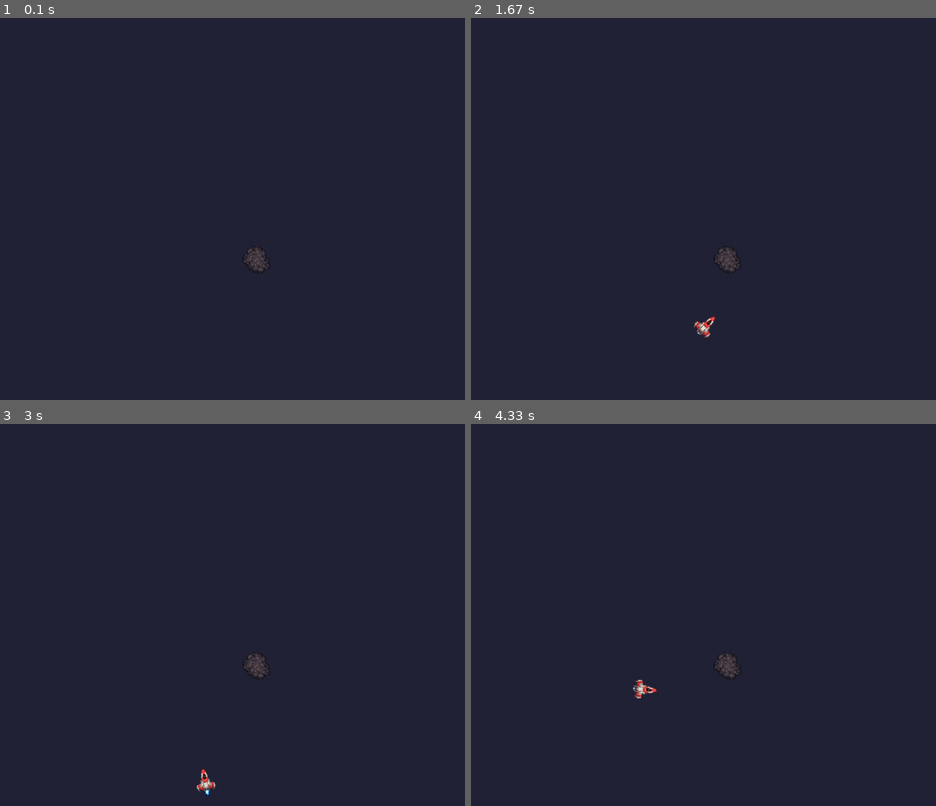
Above: before the commit, frames 1-4 (two rows, left to right).
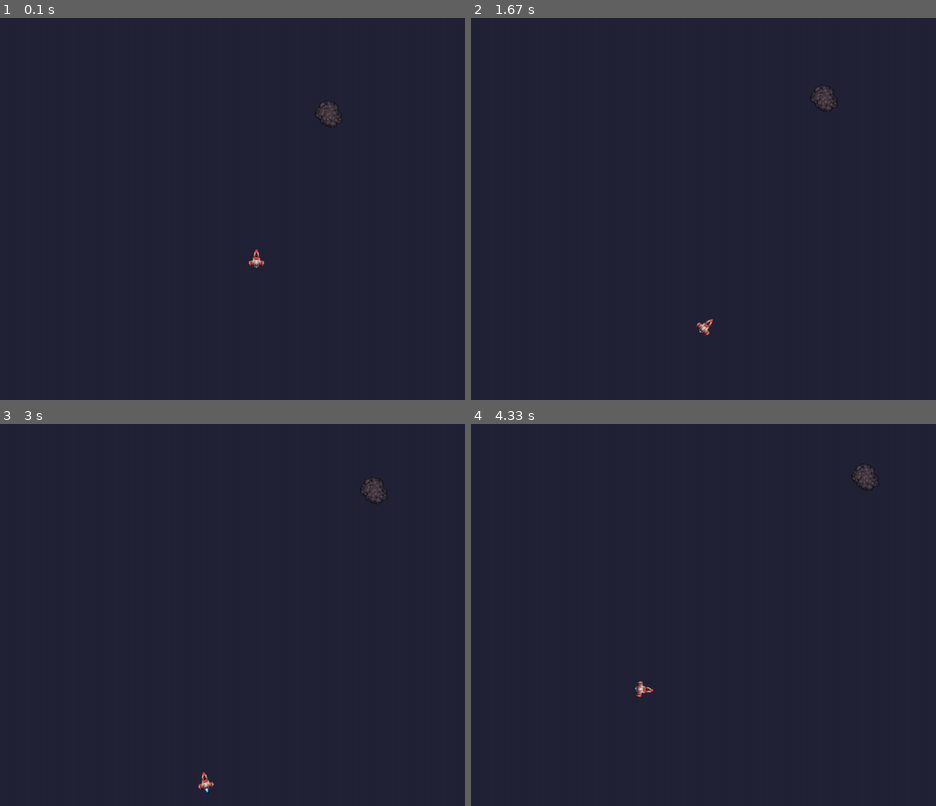
Above: after the commit, the same moments.

Repository: mattstoneham/Pygame
Game: pygame game, started from asteroids/asteroids.py
Two runs of this game, one before a commit and one after it. Both use one fixed random seed, a clock stepped at 60 frames per second and the inputs below.
Inputs:
- Up to frame 1 (0.1 s): no input
- Up to frame 2 (1.67 s): hold Right 0.33-0.8 s; hold Up 0.83-1.13 s; hold Right 1.17-1.63 s
- Up to frame 3 (3 s): hold Left 1.67-2.2 s; hold Left 2.23-2.63 s; hold Up from 2.67 s (still down)
- Up to frame 4 (4.33 s): release Up at 3.03 s; hold Right 3.07-3.7 s; hold Left 3.73-4.2 s; hold Right from 4.23 s (still down)

The runs differ from the first frame. In frame 1, 0.3% of the frame differs, in the area x 52-74%, y 21-67%; in frame 2, 0.4%; in frame 3, 0.4%, in the area x 42-84%, y 13-98%; in frame 4, 0.4%.

Commit message:
updated asteroid code with random spawn position and motion vector

Diff:
--- a/asteroids/asteroids.py
+++ b/asteroids/asteroids.py
@@ -38,6 +38,7 @@
     MIN_ROTATION_STEP = 0.001  # the min step value (per frame) of a rotation
     INERTIA = 99.5  # decay rate (as a percentage) of the movement vector
     ROTATION_DECAY = 97  # the rotation step decay rate
+    SCREENPADDING = 15
 
     # class properties
     type = 'Player'
@@ -58,7 +59,9 @@
         pygame.sprite.Sprite.__init__(self)  # init the parent class
         self.window = window  # store a link to the window obj so we can query info about it
         self.ship_original = pygame.image.load(os.path.join(SPRITEDIR, 'player.png'))#.convert()
+        self.ship_original = pygame.transform.smoothscale(self.ship_original, (26, 38))
         self.shipthrust_original = pygame.image.load(os.path.join(SPRITEDIR, 'player_thrust.png'))#.convert()
+        self.shipthrust_original = pygame.transform.smoothscale(self.shipthrust_original, (26, 38))
         self.image_original = self.ship_original.copy()
         self.image = self.image_original.copy()  # this one will be the transformed result of ...orig
         self.image.set_colorkey((COLOURS['BLACK']))
@@ -129,23 +132,21 @@
         # update the position with our new vector
         self.position += self.motion_vector
         # screen position wrap around
-        if self.position.x < 0:
-            self.position.x = self.window.WINDOWSIZE[0]
-        if self.position.x > self.window.WINDOWSIZE[0]:
-            self.position.x = 0
-        if self.position.y < 0:
-            self.position.y = self.window.WINDOWSIZE[1]
-        if self.position.y > self.window.WINDOWSIZE[1]:
-            self.position.y = 0
+        if self.position.x < -self.SCREENPADDING:
+            self.position.x = self.window.WINDOWSIZE[0] + self.SCREENPADDING
+        if self.position.x > self.window.WINDOWSIZE[0] + self.SCREENPADDING:
+            self.position.x = -self.SCREENPADDING
+        if self.position.y < -self.SCREENPADDING:
+            self.position.y = self.window.WINDOWSIZE[1] + self.SCREENPADDING
+        if self.position.y > self.window.WINDOWSIZE[1] + self.SCREENPADDING:
+            self.position.y = -self.SCREENPADDING
         # finally, update the rect position by assigning the vect to rect.center
         self.rect.center = self.position
 
         #self.last_update = timenow
         self.image_original = self.ship_original.copy()
 
-#key =3
-#ast = {1: 'asteroid_01_a.png', 2: 'asteroid_02_a.png', 3: 'asteroid_03_a.png',}
-#ast[key]
+
 
 class Asteroid(pygame.sprite.Sprite):
 
@@ -153,20 +154,26 @@
     global GameState, SPRITEDIR, COLOURS
 
     # static properties
+    MIN_VECTOR = 0.1
+    MAX_VECTOR = 0.2
+    MIN_ROTATE_SPEED = 0
+    MAX_ROTATE_SPEED = 10
+    SCREEN_PAD = 200
 
     # class properties
     type = 'Asteroid'
     position = pygame.Vector2(0,0)
     orientation = 0
+    position = pygame.Vector2(0,0)
+    orientation = 0
+    rotation_speed = 1
     motion_vector = pygame.Vector2(0,0)
     stage = 1
-
-
-    # class properties
-
-    # asteroid resource definitions
+    health = 100
+
+
+    # resource definitions
     asteroid_sprites = {}
-
     asteroid_sprites_a = {1: 'asteroid_01_a.png', 2: 'asteroid_02_a.png', 3: 'asteroid_03_a.png',}
     asteroid_sprites_b = {1: 'asteroid_01_a.png', 2: 'asteroid_02_a.png', 3: 'asteroid_03_a.png',}
     asteroid_sprites_c = {1: 'asteroid_01_a.png', 2: 'asteroid_02_a.png', 3: 'asteroid_03_a.png',}
@@ -176,26 +183,44 @@
     def __init__(self, window):  # class constructor
         pygame.sprite.Sprite.__init__(self)  # init the parent class
 
-        self.asteroid_sprites = self.return_random_sprites()  # randomly choose a sprite set
-        #self.asteroid_sprites[self.stage]
+        # pick random sprite set
+        self.asteroid_sprites = np.random.choice([self.asteroid_sprites_a, self.asteroid_sprites_b,
+                                                  self.asteroid_sprites_c, self.asteroid_sprites_d], 1)[0]
         self.image_original = pygame.image.load(os.path.join(SPRITEDIR, self.asteroid_sprites[self.stage]))
         self.image = self.image_original.copy()
         self.image.set_colorkey((COLOURS['BLACK']))
         self.rect = self.image.get_rect()
-        self.position.xy = window.get_center()[0], window.get_center()[1]
+
+        # pick random side to spawn - top, left, right, bottom
+        spawnside = np.random.choice(['top', 'bottom', 'left', 'right'], 1)[0]
+
+        # build polar vector of x = 0, y = rand min->max
+        self.motion_vector.y = random.uniform(self.MIN_VECTOR, self.MAX_VECTOR)
+
+
+        # pick random (range constrained) position and vector rotate to start
+        if spawnside == 'top':
+            self.position.xy = random.randint(0, window.WINDOWSIZE[0]), self.SCREEN_PAD
+            self.motion_vector = self.motion_vector.rotate((random.randint(100, 260))*-1)
+        if spawnside == 'left':
+            self.position.xy = self.SCREEN_PAD, random.randint(0, window.WINDOWSIZE[1])
+            self.motion_vector = self.motion_vector.rotate((random.randint(10, 170))*-1)
+        if spawnside == 'right':
+            self.position.xy = window.WINDOWSIZE[0] - self.SCREEN_PAD, random.randint(0, window.WINDOWSIZE[1])
+            self.motion_vector = self.motion_vector.rotate((random.randint(190, 350))*-1)
+        if spawnside == 'bottom':
+            self.position.xy = random.randint(0, window.WINDOWSIZE[0]), window.WINDOWSIZE[1] - self.SCREEN_PAD
+            self.motion_vector = self.motion_vector.rotate((random.randint(-80, 80))*-1)
+
         self.rect.center = self.position
 
 
-    def return_random_sprites(self):  # returns a random asteroid sprite set
-        return np.random.choice([self.asteroid_sprites_a, self.asteroid_sprites_b,
-                                                  self.asteroid_sprites_c, self.asteroid_sprites_d], 1)[0]
-
-    def return_random_vector(self, mag_range=(0.1, 5.0)):
-        vector = pygame.Vector2(random.randint(-5, 5), random.randint(-5, 5))
 
 
     def update(self):
-
+        self.position += self.motion_vector
+        #print(self.position, self.motion_vector)
+        self.rect.center = self.position
         pass
 
 
@@ -257,13 +282,21 @@
 
     asteroid_spawn_interval = 10000  # in milliseconds
     num_initial_asteroids = 5
-
-    for i in range(num_initial_asteroids):
-        print('spawning asteroid')
-        ast = Asteroid(window)
-        all_sprites.add(ast)
-
-
+    asteroids = []  # temp list of asteroids for debugging the position
+
+    #for i in range(num_initial_asteroids):
+    #    print('spawning asteroid')
+    #    asteroids.append(Asteroid(window))
+        #print(ast.position, ast.motion_vector)
+    #    all_sprites.add(asteroids[len(asteroids)-1])
+
+    ast_a = Asteroid(window)
+    ast_b = Asteroid(window)
+
+    asteroid_sprites = pygame.sprite.Group(ast_a, ast_b)
+
+    #print('all sprites:')
+    #print(all_sprites.spritedict)
 
     while True: # main game loop
         clock.tick(FPS)
@@ -291,11 +324,13 @@
 
         # Update
         all_sprites.update()
+        asteroid_sprites.update()
 
 
         # Draw
         window.DISPLAYSURF.fill((35, 35, 55))
         all_sprites.draw(window.DISPLAYSURF)
+        asteroid_sprites.draw(window.DISPLAYSURF)
 
 
         pygame.display.update()
